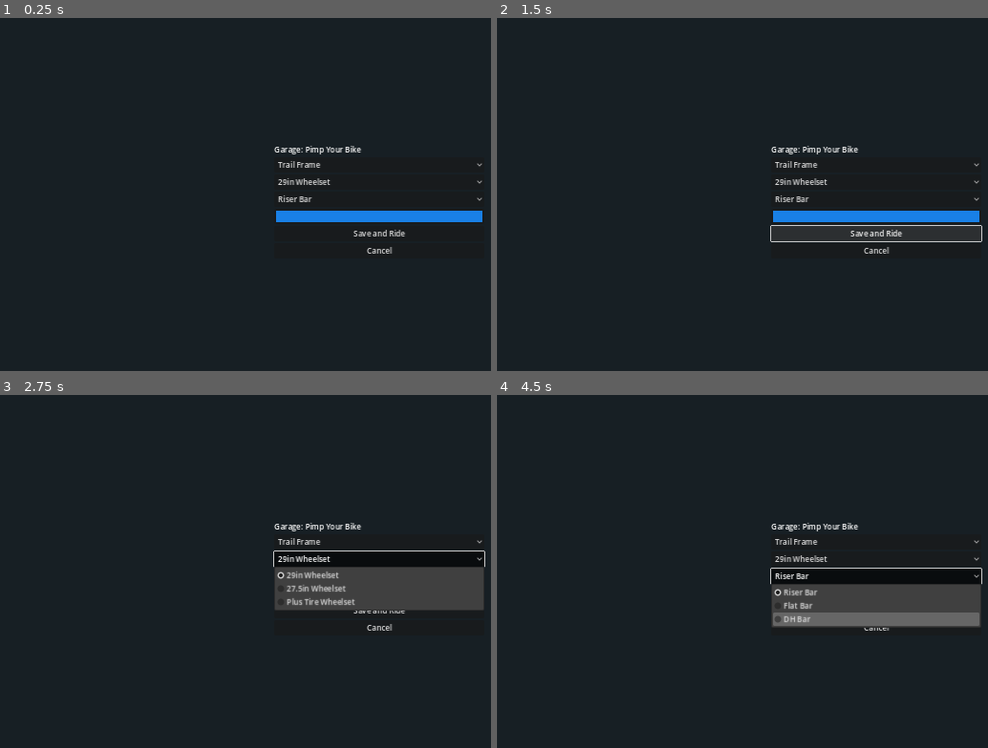
Above: before the commit, frames 1-4 (two rows, left to right).
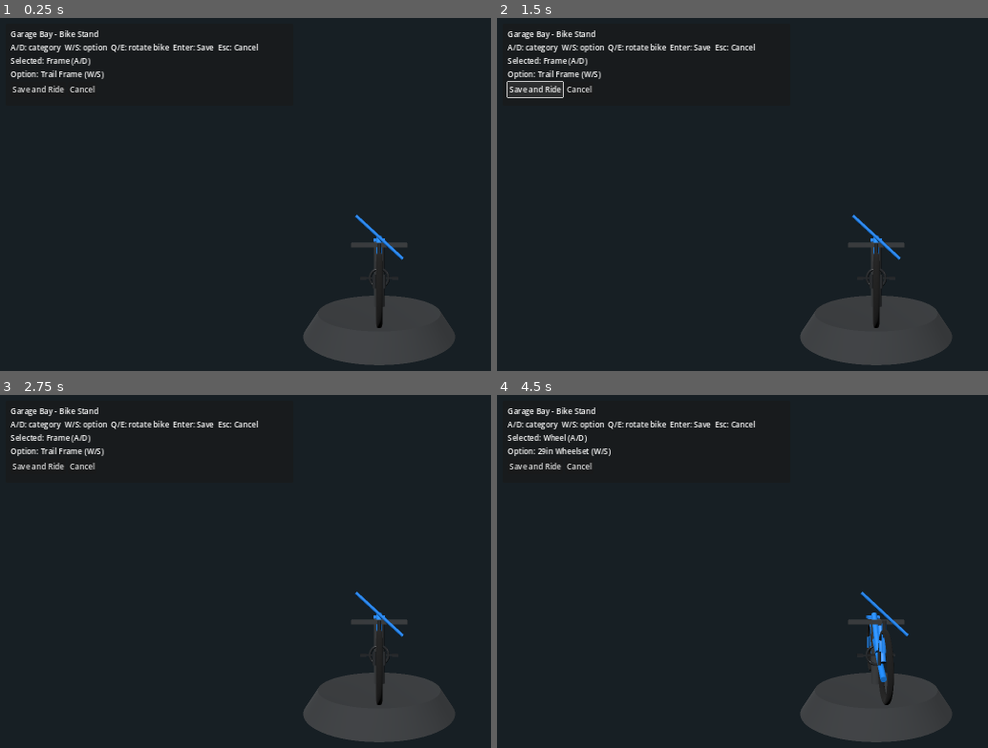
Above: after the commit, the same moments.

Repository: schumannd/bikesim
Game: Godot game, scene res://scenes/GarageScene.tscn
Same seed, same stepped clock (60 frames per second), same inputs: the game is played once before the commit and once after it. This scene is started directly instead of the project's main scene.
Inputs (mouse positions are in pixels of both pictures, inside the frame that each line leads up to):
- Up to frame 1 (0.25 s): no input
- Up to frame 2 (1.5 s): click (875, 166) at 0.5 s, where only the run before the commit has a clickable "Trail Frame"; click "Save and Ride" at 1.25 s
- Up to frame 3 (2.75 s): click (378, 557) at 2 s, where only the run before the commit has a clickable "29in Wheelset"
- Up to frame 4 (4.5 s): click "Cancel" at 2.75 s; click (875, 575) at 3.5 s, where only the run before the commit has a clickable "Riser Bar"; tap Enter at 4.25 s; hold D (steer_right) from 4.28 s (still down); tap Q at 4.35 s

The runs differ from the first frame. In frame 1, 8.3% of the frame differs, in the area x 2-99%, y 3-99%; in frame 2, 8.7%; in frame 3, 12%; in frame 4, 12%.

Commit message:
Redesign garage as 3D bike stand with WASD part navigation.
Replace static form controls with an inspectable garage bay scene, live bike part swapping on the preview model, and keyboard-driven category/option selection so customization happens directly on the displayed bike.

Co-authored-by: Cursor <cursoragent@cursor.com>

Diff:
--- a/scenes/GarageScene.tscn
+++ b/scenes/GarageScene.tscn
@@ -1,6 +1,24 @@
-[gd_scene load_steps=2 format=3]
+[gd_scene load_steps=7 format=3]
 
 [ext_resource type="Script" path="res://scripts/GarageUI.gd" id="1_garage"]
+[ext_resource type="Script" path="res://scripts/BikeVisualBuilder.gd" id="2_bikevisual"]
+
+[sub_resource type="CylinderMesh" id="1_standbase"]
+top_radius = 0.9
+bottom_radius = 1.1
+height = 0.3
+
+[sub_resource type="CylinderMesh" id="2_standpole"]
+top_radius = 0.08
+bottom_radius = 0.08
+height = 1.1
+
+[sub_resource type="BoxMesh" id="3_standarm"]
+size = Vector3(0.8, 0.06, 0.12)
+
+[sub_resource type="StandardMaterial3D" id="4_standmat"]
+albedo_color = Color(0.18, 0.19, 0.2, 1)
+roughness = 0.92
 
 [node name="GarageScene" type="Control"]
 layout_mode = 3
@@ -11,40 +29,92 @@
 grow_vertical = 2
 script = ExtResource("1_garage")
 
-[node name="MarginContainer" type="MarginContainer" parent="."]
-layout_mode = 1
-anchors_preset = 8
-anchor_left = 0.5
-anchor_top = 0.5
-anchor_right = 0.5
-anchor_bottom = 0.5
-offset_left = -220.0
-offset_top = -180.0
-offset_right = 220.0
-offset_bottom = 180.0
+[node name="SubViewportContainer" type="SubViewportContainer" parent="."]
+layout_mode = 3
+anchors_preset = 15
+anchor_right = 1.0
+anchor_bottom = 1.0
 grow_horizontal = 2
 grow_vertical = 2
 
-[node name="VBoxContainer" type="VBoxContainer" parent="MarginContainer"]
-layout_mode = 2
+[node name="SubViewport" type="SubViewport" parent="SubViewportContainer"]
+size = Vector2i(1600, 900)
+handle_input_locally = false
 
-[node name="Title" type="Label" parent="MarginContainer/VBoxContainer"]
-text = "Garage: Pimp Your Bike"
+[node name="World" type="Node3D" parent="SubViewportContainer/SubViewport"]
 
-[node name="FrameOption" type="OptionButton" parent="MarginContainer/VBoxContainer"]
+[node name="Sun" type="DirectionalLight3D" parent="SubViewportContainer/SubViewport/World"]
+rotation = Vector3(-0.68, -0.4, 0)
+light_energy = 1.3
 
-[node name="WheelOption" type="OptionButton" parent="MarginContainer/VBoxContainer"]
+[node name="FillLight" type="OmniLight3D" parent="SubViewportContainer/SubViewport/World"]
+position = Vector3(2.5, 2.0, 2.5)
+light_energy = 0.8
 
-[node name="HandlebarOption" type="OptionButton" parent="MarginContainer/VBoxContainer"]
+[node name="StandBase" type="MeshInstance3D" parent="SubViewportContainer/SubViewport/World"]
+position = Vector3(0, 0.15, 0)
+mesh = SubResource("1_standbase")
+material_override = SubResource("4_standmat")
 
-[node name="PaintColor" type="ColorPickerButton" parent="MarginContainer/VBoxContainer"]
-text = "Paint Color"
+[node name="StandPole" type="MeshInstance3D" parent="SubViewportContainer/SubViewport/World"]
+position = Vector3(0, 0.75, -0.2)
+mesh = SubResource("2_standpole")
+material_override = SubResource("4_standmat")
 
-[node name="SaveButton" type="Button" parent="MarginContainer/VBoxContainer"]
+[node name="StandArm" type="MeshInstance3D" parent="SubViewportContainer/SubViewport/World"]
+position = Vector3(0, 1.28, 0.18)
+mesh = SubResource("3_standarm")
+material_override = SubResource("4_standmat")
+
+[node name="BikePivot" type="Node3D" parent="SubViewportContainer/SubViewport/World"]
+position = Vector3(0, 0.3, 0)
+
+[node name="BikeVisual" type="Node3D" parent="SubViewportContainer/SubViewport/World/BikePivot"]
+position = Vector3(0, 0.05, 0)
+script = ExtResource("2_bikevisual")
+
+[node name="CameraRig" type="Node3D" parent="SubViewportContainer/SubViewport/World"]
+position = Vector3(0, 1.05, 0)
+
+[node name="Camera3D" type="Camera3D" parent="SubViewportContainer/SubViewport/World/CameraRig"]
+position = Vector3(0, 0.45, 4.2)
+current = true
+
+[node name="Overlay" type="CanvasLayer" parent="."]
+
+[node name="Panel" type="Panel" parent="Overlay"]
+offset_left = 18.0
+offset_top = 18.0
+offset_right = 620.0
+offset_bottom = 190.0
+
+[node name="MarginContainer" type="MarginContainer" parent="Overlay/Panel"]
+offset_left = 10.0
+offset_top = 10.0
+offset_right = 592.0
+offset_bottom = 162.0
+
+[node name="VBoxContainer" type="VBoxContainer" parent="Overlay/Panel/MarginContainer"]
+
+[node name="Title" type="Label" parent="Overlay/Panel/MarginContainer/VBoxContainer"]
+text = "Garage Bay - Bike Stand"
+
+[node name="Instruction" type="Label" parent="Overlay/Panel/MarginContainer/VBoxContainer"]
+text = "A/D: category  W/S: option  Q/E: rotate bike  Enter: Save  Esc: Cancel"
+
+[node name="SelectionLabel" type="Label" parent="Overlay/Panel/MarginContainer/VBoxContainer"]
+text = "Selected: Frame"
+
+[node name="ValueLabel" type="Label" parent="Overlay/Panel/MarginContainer/VBoxContainer"]
+text = "Option: Trail Frame"
+
+[node name="ButtonRow" type="HBoxContainer" parent="Overlay/Panel/MarginContainer/VBoxContainer"]
+
+[node name="SaveButton" type="Button" parent="Overlay/Panel/MarginContainer/VBoxContainer/ButtonRow"]
 text = "Save and Ride"
 
-[node name="CancelButton" type="Button" parent="MarginContainer/VBoxContainer"]
+[node name="CancelButton" type="Button" parent="Overlay/Panel/MarginContainer/VBoxContainer/ButtonRow"]
 text = "Cancel"
 
-[connection signal="pressed" from="MarginContainer/VBoxContainer/SaveButton" to="." method="_on_save_pressed"]
-[connection signal="pressed" from="MarginContainer/VBoxContainer/CancelButton" to="." method="_on_cancel_pressed"]
+[connection signal="pressed" from="Overlay/Panel/MarginContainer/VBoxContainer/ButtonRow/SaveButton" to="." method="_on_save_pressed"]
+[connection signal="pressed" from="Overlay/Panel/MarginContainer/VBoxContainer/ButtonRow/CancelButton" to="." method="_on_cancel_pressed"]
--- a/scripts/GarageUI.gd
+++ b/scripts/GarageUI.gd
@@ -1,39 +1,98 @@
 extends Control
 
-@onready var color_picker: ColorPickerButton = $MarginContainer/VBoxContainer/PaintColor
-@onready var frame_option: OptionButton = $MarginContainer/VBoxContainer/FrameOption
-@onready var wheel_option: OptionButton = $MarginContainer/VBoxContainer/WheelOption
-@onready var handlebar_option: OptionButton = $MarginContainer/VBoxContainer/HandlebarOption
+const BikeConfigResource := preload("res://resources/BikeConfig.gd")
+
+@onready var bike_visual: Node3D = $SubViewportContainer/SubViewport/World/BikePivot/BikeVisual
+@onready var bike_pivot: Node3D = $SubViewportContainer/SubViewport/World/BikePivot
+@onready var selection_label: Label = $Overlay/Panel/MarginContainer/VBoxContainer/SelectionLabel
+@onready var value_label: Label = $Overlay/Panel/MarginContainer/VBoxContainer/ValueLabel
+
+var _preview_config: Dictionary = {}
+var _category_index: int = 0
+var _categories: Array[String] = ["frame", "wheel", "handlebar", "paint"]
+var _part_options: Dictionary = {
+	"frame": [
+		{"id": "trail", "label": "Trail Frame"},
+		{"id": "enduro", "label": "Enduro Frame"},
+		{"id": "downhill", "label": "Downhill Frame"}
+	],
+	"wheel": [
+		{"id": "mtb_29", "label": "29in Wheelset"},
+		{"id": "mtb_27_5", "label": "27.5in Wheelset"},
+		{"id": "mtb_plus", "label": "Plus Tire Wheelset"}
+	],
+	"handlebar": [
+		{"id": "riser", "label": "Riser Bar"},
+		{"id": "flat", "label": "Flat Bar"},
+		{"id": "dh_bar", "label": "DH Bar"}
+	],
+	"paint": [
+		{"id": "sunset_orange", "label": "Sunset Orange", "color": Color(0.88, 0.35, 0.15, 1.0)},
+		{"id": "trail_green", "label": "Trail Green", "color": Color(0.2, 0.56, 0.3, 1.0)},
+		{"id": "arctic_blue", "label": "Arctic Blue", "color": Color(0.1, 0.5, 0.9, 1.0)},
+		{"id": "factory_black", "label": "Factory Black", "color": Color(0.15, 0.15, 0.17, 1.0)}
+	]
+}
+var _selection_indices: Dictionary = {
+	"frame": 0,
+	"wheel": 0,
+	"handlebar": 0,
+	"paint": 0
+}
 
 func _ready() -> void:
-	_populate_options()
-	_apply_state_to_ui()
+	_init_preview_config()
+	_sync_indices_from_config()
+	_apply_preview()
+	_update_labels()
+	set_process_unhandled_input(true)
 
-func _populate_options() -> void:
-	_add_option(frame_option, "trail", "Trail Frame")
-	_add_option(frame_option, "enduro", "Enduro Frame")
-	_add_option(frame_option, "downhill", "Downhill Frame")
-	frame_option.select(0)
-	_add_option(wheel_option, "mtb_29", "29in Wheelset")
-	_add_option(wheel_option, "mtb_27_5", "27.5in Wheelset")
-	_add_option(wheel_option, "mtb_plus", "Plus Tire Wheelset")
-	wheel_option.select(0)
-	_add_option(handlebar_option, "riser", "Riser Bar")
-	_add_option(handlebar_option, "flat", "Flat Bar")
-	_add_option(handlebar_option, "dh_bar", "DH Bar")
-	handlebar_option.select(0)
+func _unhandled_input(event: InputEvent) -> void:
+	if event is InputEventKey and event.pressed and not event.echo:
+		match event.keycode:
+			KEY_A:
+				_category_index = posmod(_category_index - 1, _categories.size())
+				_update_labels()
+			KEY_D:
+				_category_index = posmod(_category_index + 1, _categories.size())
+				_update_labels()
+			KEY_W:
+				_step_option(1)
+			KEY_S:
+				_step_option(-1)
+			KEY_Q:
+				bike_pivot.rotate_y(0.12)
+			KEY_E:
+				bike_pivot.rotate_y(-0.12)
+			KEY_ENTER:
+				_on_save_pressed()
+			KEY_ESCAPE:
+				_on_cancel_pressed()
 
-func _apply_state_to_ui() -> void:
-	color_picker.color = GameState.bike_config.paint_color
-	_select_by_text(frame_option, GameState.bike_config.frame_id)
-	_select_by_text(wheel_option, GameState.bike_config.wheel_id)
-	_select_by_text(handlebar_option, GameState.bike_config.handlebar_id)
+func _step_option(direction: int) -> void:
+	var category: String = _categories[_category_index]
+	var options: Array = _part_options[category]
+	var idx: int = int(_selection_indices[category])
+	idx = posmod(idx + direction, options.size())
+	_selection_indices[category] = idx
+	var selected: Dictionary = options[idx]
+	match category:
+		"frame":
+			_preview_config["frame_id"] = selected["id"]
+		"wheel":
+			_preview_config["wheel_id"] = selected["id"]
+		"handlebar":
+			_preview_config["handlebar_id"] = selected["id"]
+		"paint":
+			_preview_config["paint_color"] = selected["color"]
+	_apply_preview()
+	_update_labels()
 
 func _on_save_pressed() -> void:
-	GameState.bike_config.paint_color = color_picker.color
-	GameState.bike_config.frame_id = _selected_id(frame_option)
-	GameState.bike_config.wheel_id = _selected_id(wheel_option)
-	GameState.bike_config.handlebar_id = _selected_id(handlebar_option)
+	GameState.bike_config.paint_color = _preview_config["paint_color"]
+	GameState.bike_config.frame_id = _preview_config["frame_id"]
+	GameState.bike_config.wheel_id = _preview_config["wheel_id"]
+	GameState.bike_config.handlebar_id = _preview_config["handlebar_id"]
 	GameState.persist()
 	var main: Node = get_tree().current_scene
 	if main and main.has_method("show_ride_scene"):
@@ -44,18 +103,52 @@
 	if main and main.has_method("show_ride_scene"):
 		main.show_ride_scene()
 
-func _select_by_text(option: OptionButton, value: String) -> void:
-	for idx in range(option.item_count):
-		if str(option.get_item_metadata(idx)) == value:
-			option.select(idx)
+func _init_preview_config() -> void:
+	_preview_config = {
+		"frame_id": GameState.bike_config.frame_id,
+		"wheel_id": GameState.bike_config.wheel_id,
+		"handlebar_id": GameState.bike_config.handlebar_id,
+		"paint_color": GameState.bike_config.paint_color
+	}
+
+func _sync_indices_from_config() -> void:
+	_sync_index_for("frame", "frame_id")
+	_sync_index_for("wheel", "wheel_id")
+	_sync_index_for("handlebar", "handlebar_id")
+	# Paint sync based on closest configured preset.
+	var paint_options: Array = _part_options["paint"]
+	var best_idx: int = 0
+	var best_dist: float = 9999.0
+	for i in range(paint_options.size()):
+		var c: Color = paint_options[i]["color"]
+		var d := absf(c.r - _preview_config["paint_color"].r) + absf(c.g - _preview_config["paint_color"].g) + absf(c.b - _preview_config["paint_color"].b)
+		if d < best_dist:
+			best_dist = d
+			best_idx = i
+	_selection_indices["paint"] = best_idx
+
+func _sync_index_for(category: String, config_key: String) -> void:
+	var options: Array = _part_options[category]
+	var value := str(_preview_config[config_key])
+	for i in range(options.size()):
+		if str(options[i]["id"]) == value:
+			_selection_indices[category] = i
 			return
+	_selection_indices[category] = 0
 
-func _selected_id(option: OptionButton) -> String:
-	var index: int = option.selected
-	if index < 0:
-		return ""
-	return str(option.get_item_metadata(index))
+func _apply_preview() -> void:
+	var preview_config: Resource = BikeConfigResource.new()
+	preview_config.set("frame_id", _preview_config["frame_id"])
+	preview_config.set("wheel_id", _preview_config["wheel_id"])
+	preview_config.set("handlebar_id", _preview_config["handlebar_id"])
+	preview_config.set("paint_color", _preview_config["paint_color"])
+	bike_visual.call("apply_config", preview_config)
 
-func _add_option(option: OptionButton, id: String, label: String) -> void:
-	option.add_item(label)
-	option.set_item_metadata(option.item_count - 1, id)
+func _update_labels() -> void:
+	var category: String = _categories[_category_index]
+	var category_name := category.capitalize()
+	selection_label.text = "Selected: %s (A/D)" % category_name
+	var options: Array = _part_options[category]
+	var idx: int = int(_selection_indices[category])
+	var selected: Dictionary = options[idx]
+	value_label.text = "Option: %s (W/S)" % selected["label"]
